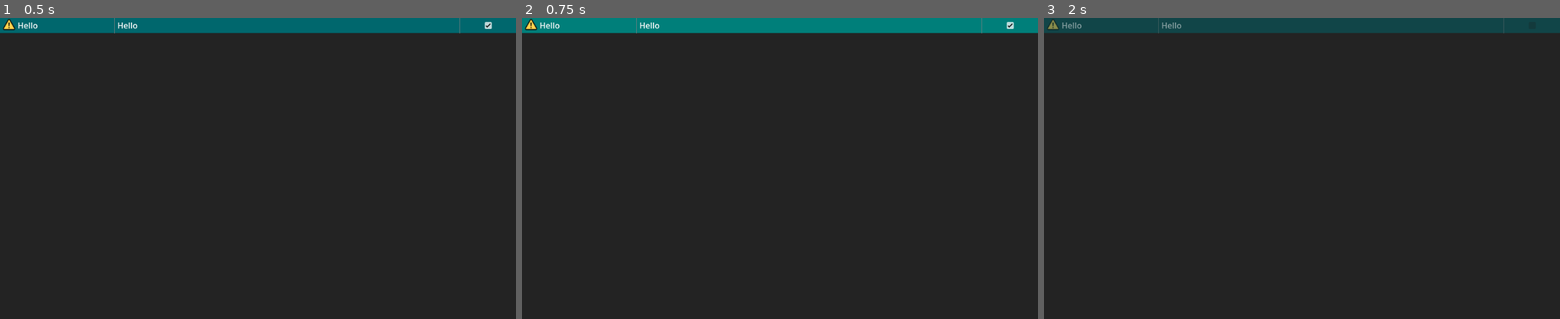
Above: before the commit, frames 1-3 (left to right).
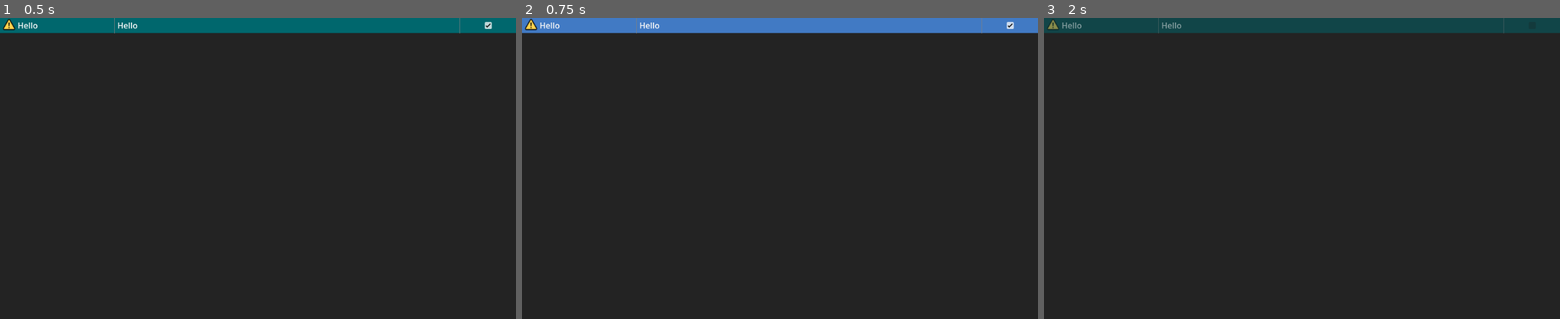
Above: after the commit, the same moments.

Repository: popcar2/CleanDoom
Game: Godot game, scene res://Scenes/ModPanel/mod_panel.tscn
Two runs of this game, one before a commit and one after it. Both use one fixed random seed, a clock stepped at 60 frames per second and the inputs below. This scene is started directly instead of the project's main scene.
Inputs (mouse positions are in pixels of both pictures, inside the frame that each line leads up to):
- Up to frame 1 (0.5 s): no input
- Up to frame 2 (0.75 s): tap Enter at 0.5 s; drag from (780, 24) to (831, 102) at 0.52 s
- Up to frame 3 (2 s): tap Space at 1.25 s; drag from (1534, 24) to (1276, 228) at 1.27 s

Frame 1 is identical in both runs. In frame 2, 5.0% of the frame differs, in the area x 0-100%, y 0-6%; in frame 3, nothing differs.

Commit message:
WIP theme selector

Diff:
--- a/Scenes/MainScene/main_scene.tscn
+++ b/Scenes/MainScene/main_scene.tscn
@@ -722,26 +722,73 @@
 grow_vertical = 2
 theme_override_constants/separation = 10
 
-[node name="HBoxContainer" type="HBoxContainer" parent="Settings/ColorRect/MarginContainer/Panel/VBoxContainer"]
+[node name="ThemeContainer" type="HBoxContainer" parent="Settings/ColorRect/MarginContainer/Panel/VBoxContainer"]
 custom_minimum_size = Vector2(0, 50)
 layout_mode = 2
 alignment = 1
 
-[node name="RichTextLabel" type="RichTextLabel" parent="Settings/ColorRect/MarginContainer/Panel/VBoxContainer/HBoxContainer"]
+[node name="RichTextLabel" type="RichTextLabel" parent="Settings/ColorRect/MarginContainer/Panel/VBoxContainer/ThemeContainer"]
 layout_mode = 2
 size_flags_horizontal = 3
 size_flags_vertical = 4
 size_flags_stretch_ratio = 1.5
 theme_override_font_sizes/normal_font_size = 24
 bbcode_enabled = true
+text = "[center]Color Theme"
+fit_content = true
+
+[node name="Control" type="Control" parent="Settings/ColorRect/MarginContainer/Panel/VBoxContainer/ThemeContainer"]
+layout_mode = 2
+size_flags_horizontal = 3
+
+[node name="ThemeSelect" type="OptionButton" parent="Settings/ColorRect/MarginContainer/Panel/VBoxContainer/ThemeContainer/Control" groups=["color_button_toggle"]]
+layout_mode = 1
+anchors_preset = 13
+anchor_left = 0.5
+anchor_right = 0.5
+anchor_bottom = 1.0
+offset_left = -39.5
+offset_right = 40.5
+grow_horizontal = 2
+grow_vertical = 2
+size_flags_horizontal = 3
+focus_mode = 0
+theme_override_fonts/font = ExtResource("6_ugyx2")
+theme_override_styles/normal = SubResource("StyleBoxFlat_gonwd")
+theme_override_styles/hover = SubResource("StyleBoxFlat_ufwxw")
+theme_override_styles/pressed = SubResource("StyleBoxFlat_cfwn0")
+alignment = 1
+expand_icon = true
+item_count = 3
+selected = 0
+fit_to_longest_item = false
+popup/item_0/text = "DOOM"
+popup/item_0/id = 0
+popup/item_1/text = "OCEAN"
+popup/item_1/id = 1
+popup/item_2/text = "SIMPLE"
+popup/item_2/id = 2
+
+[node name="CloseAfterStartContainer" type="HBoxContainer" parent="Settings/ColorRect/MarginContainer/Panel/VBoxContainer"]
+custom_minimum_size = Vector2(0, 50)
+layout_mode = 2
+alignment = 1
+
+[node name="RichTextLabel" type="RichTextLabel" parent="Settings/ColorRect/MarginContainer/Panel/VBoxContainer/CloseAfterStartContainer"]
+layout_mode = 2
+size_flags_horizontal = 3
+size_flags_vertical = 4
+size_flags_stretch_ratio = 1.5
+theme_override_font_sizes/normal_font_size = 24
+bbcode_enabled = true
 text = "[center]Close launcher after starting game"
 fit_content = true
 
-[node name="Control" type="Control" parent="Settings/ColorRect/MarginContainer/Panel/VBoxContainer/HBoxContainer"]
-layout_mode = 2
-size_flags_horizontal = 3
-
-[node name="CloseAfterStartButton" type="Button" parent="Settings/ColorRect/MarginContainer/Panel/VBoxContainer/HBoxContainer/Control" groups=["color_button_toggle"]]
+[node name="Control" type="Control" parent="Settings/ColorRect/MarginContainer/Panel/VBoxContainer/CloseAfterStartContainer"]
+layout_mode = 2
+size_flags_horizontal = 3
+
+[node name="CloseAfterStartButton" type="Button" parent="Settings/ColorRect/MarginContainer/Panel/VBoxContainer/CloseAfterStartContainer/Control" groups=["color_button_toggle"]]
 unique_name_in_owner = true
 layout_mode = 1
 anchors_preset = 13
@@ -763,12 +810,12 @@
 text = "OFF"
 expand_icon = true
 
-[node name="HBoxContainer2" type="HBoxContainer" parent="Settings/ColorRect/MarginContainer/Panel/VBoxContainer"]
+[node name="AutomaticSaveContainer" type="HBoxContainer" parent="Settings/ColorRect/MarginContainer/Panel/VBoxContainer"]
 custom_minimum_size = Vector2(0, 50)
 layout_mode = 2
 alignment = 1
 
-[node name="RichTextLabel" type="RichTextLabel" parent="Settings/ColorRect/MarginContainer/Panel/VBoxContainer/HBoxContainer2"]
+[node name="RichTextLabel" type="RichTextLabel" parent="Settings/ColorRect/MarginContainer/Panel/VBoxContainer/AutomaticSaveContainer"]
 clip_contents = false
 layout_mode = 2
 size_flags_horizontal = 3
@@ -779,7 +826,7 @@
 text = "[center]Automatic save folders per profile"
 fit_content = true
 
-[node name="TooltipTexture" type="TextureRect" parent="Settings/ColorRect/MarginContainer/Panel/VBoxContainer/HBoxContainer2/RichTextLabel"]
+[node name="TooltipTexture" type="TextureRect" parent="Settings/ColorRect/MarginContainer/Panel/VBoxContainer/AutomaticSaveContainer/RichTextLabel"]
 layout_mode = 1
 anchors_preset = 8
 anchor_left = 0.5
@@ -801,11 +848,11 @@
 texture = ExtResource("13_dames")
 expand_mode = 1
 
-[node name="Control" type="Control" parent="Settings/ColorRect/MarginContainer/Panel/VBoxContainer/HBoxContainer2"]
-layout_mode = 2
-size_flags_horizontal = 3
-
-[node name="DifferentSaveDirsButton" type="Button" parent="Settings/ColorRect/MarginContainer/Panel/VBoxContainer/HBoxContainer2/Control"]
+[node name="Control" type="Control" parent="Settings/ColorRect/MarginContainer/Panel/VBoxContainer/AutomaticSaveContainer"]
+layout_mode = 2
+size_flags_horizontal = 3
+
+[node name="DifferentSaveDirsButton" type="Button" parent="Settings/ColorRect/MarginContainer/Panel/VBoxContainer/AutomaticSaveContainer/Control"]
 unique_name_in_owner = true
 layout_mode = 1
 anchors_preset = 13
@@ -827,7 +874,7 @@
 text = "OFF"
 expand_icon = true
 
-[node name="OpenSaveDirButton" type="Button" parent="Settings/ColorRect/MarginContainer/Panel/VBoxContainer/HBoxContainer2/Control"]
+[node name="OpenSaveDirButton" type="Button" parent="Settings/ColorRect/MarginContainer/Panel/VBoxContainer/AutomaticSaveContainer/Control"]
 layout_mode = 1
 anchors_preset = 13
 anchor_left = 0.5
@@ -997,9 +1044,10 @@
 [connection signal="file_selected" from="TopBar/IWADSelect/FileDialog" to="." method="_on_iwad_selected"]
 [connection signal="pressed" from="StartButton" to="." method="_on_start_button_pressed"]
 [connection signal="pressed" from="SettingsButton" to="." method="_on_settings_button_pressed"]
-[connection signal="toggled" from="Settings/ColorRect/MarginContainer/Panel/VBoxContainer/HBoxContainer/Control/CloseAfterStartButton" to="Settings" method="_on_close_after_start_button_toggled"]
-[connection signal="toggled" from="Settings/ColorRect/MarginContainer/Panel/VBoxContainer/HBoxContainer2/Control/DifferentSaveDirsButton" to="Settings" method="_on_different_save_dirs_button_toggled"]
-[connection signal="pressed" from="Settings/ColorRect/MarginContainer/Panel/VBoxContainer/HBoxContainer2/Control/OpenSaveDirButton" to="Settings" method="_on_open_save_dir_button_pressed"]
+[connection signal="item_selected" from="Settings/ColorRect/MarginContainer/Panel/VBoxContainer/ThemeContainer/Control/ThemeSelect" to="Settings" method="_on_theme_select_item_selected"]
+[connection signal="toggled" from="Settings/ColorRect/MarginContainer/Panel/VBoxContainer/CloseAfterStartContainer/Control/CloseAfterStartButton" to="Settings" method="_on_close_after_start_button_toggled"]
+[connection signal="toggled" from="Settings/ColorRect/MarginContainer/Panel/VBoxContainer/AutomaticSaveContainer/Control/DifferentSaveDirsButton" to="Settings" method="_on_different_save_dirs_button_toggled"]
+[connection signal="pressed" from="Settings/ColorRect/MarginContainer/Panel/VBoxContainer/AutomaticSaveContainer/Control/OpenSaveDirButton" to="Settings" method="_on_open_save_dir_button_pressed"]
 [connection signal="pressed" from="Settings/BackButton" to="Settings" method="_on_back_button_pressed"]
 [connection signal="mouse_entered" from="Settings/DonateButton" to="Settings/DonateButton" method="_on_mouse_entered"]
 [connection signal="mouse_exited" from="Settings/DonateButton" to="Settings/DonateButton" method="_on_mouse_exited"]
--- a/Scenes/ModPanel/mod_panel.gd
+++ b/Scenes/ModPanel/mod_panel.gd
@@ -66,7 +66,7 @@
 			queue_free()
 
 func select_panel() -> void:
-	self_modulate = ThemeManager.panel_highlight
+	self_modulate = ThemeManager.panel_selected
 	selected_panel = self
 
 func deselect_panel() -> void:
--- a/Scenes/Settings/Settings.gd
+++ b/Scenes/Settings/Settings.gd
@@ -76,3 +76,8 @@
 		DirAccess.make_dir_absolute(ProjectSettings.globalize_path("user://Saves"))
 
 	OS.shell_show_in_file_manager(ProjectSettings.globalize_path("user://Saves"))
+
+
+func _on_theme_select_item_selected(index: int):
+	if index == 0: # DOOM
+		print("Hi")
